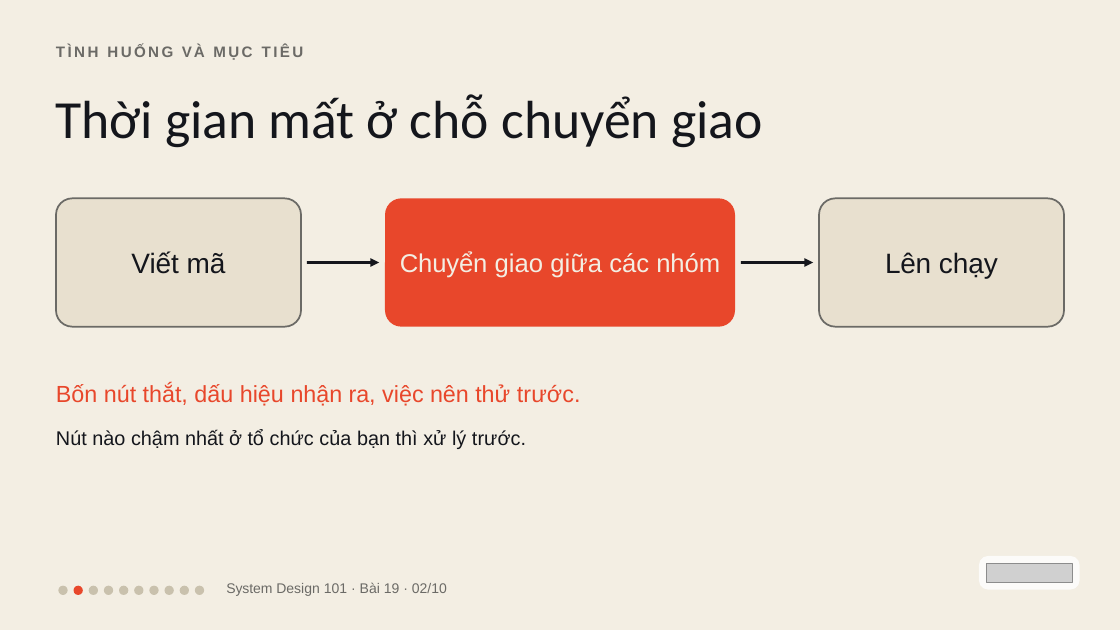
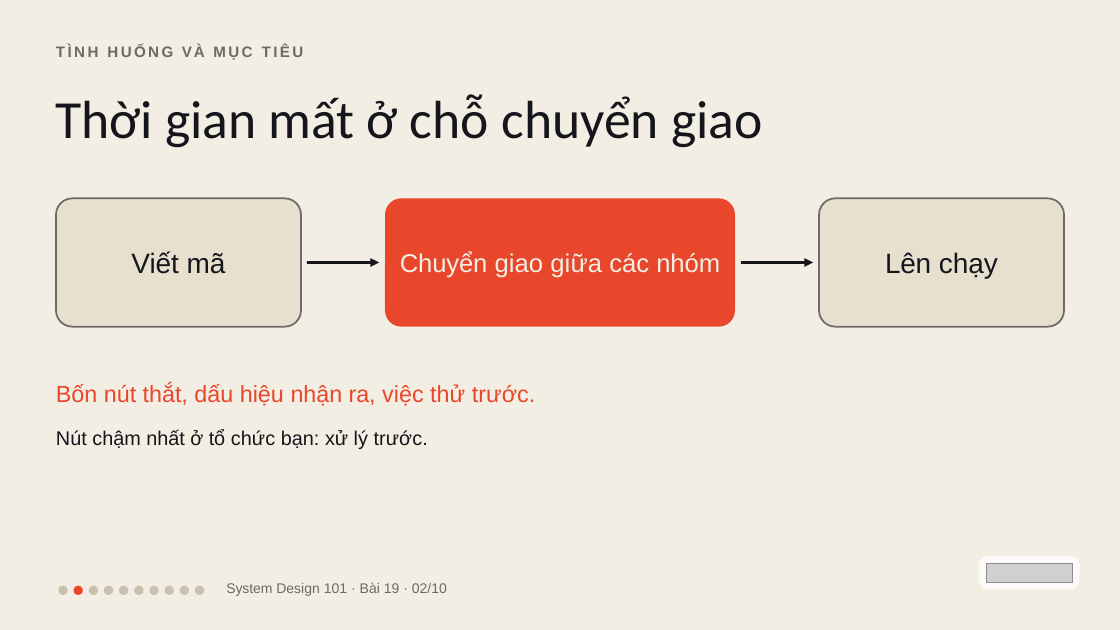
Before and after one commit to vohoailinh90/tool-marketing-studio, a slide deck: slide 2 of system-design-101/vi/lessons/sd-13-019/slides/sd-13-019.pptx. Drawn at 1120x630 pixels with LibreOffice and Linux fonts; fonts in the diff are those of the drawing; grey boxes stand for pictures. Boxes give left, top, right and bottom in pixels: in the first picture for what was removed or moved away, otherwise in the second. Text is boxed around its words. In the diff, an @@ line names an element or a change of style, - is before the commit and + after.

```diff
--- a/system-design-101/vi/lessons/sd-13-019/slides/sd-13-019.pptx
+++ b/system-design-101/vi/lessons/sd-13-019/slides/sd-13-019.pptx
@@ text at box(56, 383, 536, 406): text changed @@
-Bốn nút thắt, dấu hiệu nhận ra, việc nên thử trước.
+Bốn nút thắt, dấu hiệu nhận ra, việc thử trước.
@@ text at box(56, 430, 428, 449): text changed @@
-Nút nào chậm nhất ở tổ chức của bạn thì xử lý trước.
+Nút chậm nhất ở tổ chức bạn: xử lý trước.
```
Also in this commit, not shown: 2 other slides changed, 7 other files.
